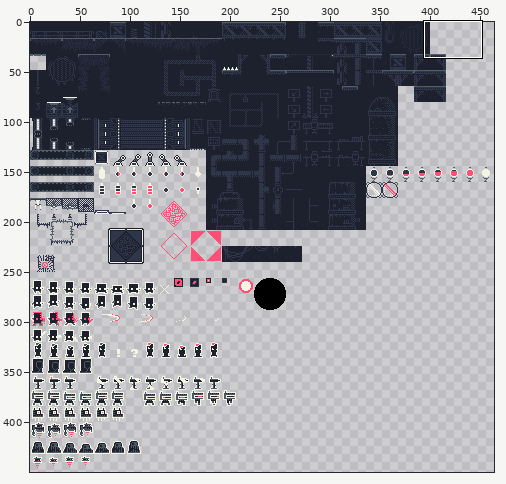
Sprite sheet: shared/textures/industrial.v2.png. Above, an overview of the earlier version with the close-up marked.
Close-up. Earlier state:
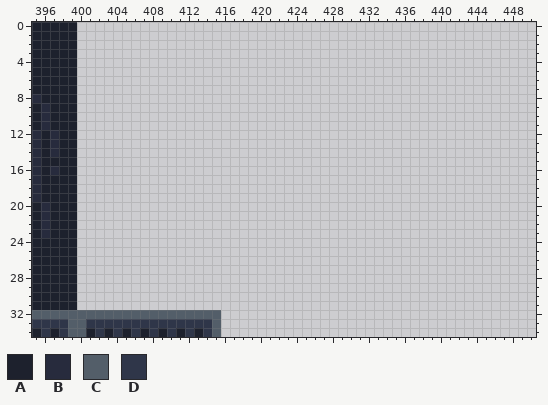
The file is 512x512 pixels. Colours within 5 levels of each other are drawn and written as one. Shown: x 395..450, y 0..34. The wide view leaves out empty margins.
Palette (. is transparent): A #1d212d  B #272b3d  C #535e69  D #2f3649
Pixels before, first column x 395:
 0 AAAAA................
 1 AAAAA................
 2 AAAAA................
 3 AAAAA................
 4 AAAAA................
 5 AAAAA................
 6 AAAAA................
 7 AAAAA................
 8 BAAAA................
 9 ABAAA................
10 ABAAA................
11 ABAAA................
12 BABAA................
13 BABAA................
14 BABAA................
15 BAAAA................
16 BABAA................
17 BAAAA................
18 BAAAA................
19 BAAAA................
20 ABAAA................
21 ABAAA................
22 ABAAA................
23 ABAAA................
24 AAAAA................
25 AAAAA................
26 AAAAA................
27 AAAAA................
28 AAAAA................
29 AAAAA................
30 AAAAA................
31 AAAAA................
32 CCCCCCCCCCCCCCCCCCCCC
33 DDDDCCDDDDDDDDDDDDDDC
34 ADADCCADADADADADADADC
The same view after the edit:
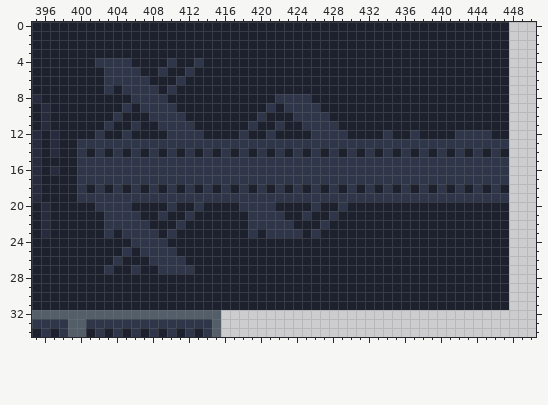
Difference:
The edit adds colour A in rows 0 to 3 at x 400 to 447; in row 4 at x 400 to 401, 406 to 409, 411 to 412 and 414 to 447; in row 5 at x 400 to 402, 407 to 408, 410 to 411 and 413 to 447; in row 6 at x 400 to 402, 408 to 410 and 412 to 447; in row 7 at x 400 to 402, 404, 409 and 411 to 447; in row 8 at x 400 to 405, 410 to 421 and 426 to 447.
The edit adds colour A in row 9 at x 400 to 404, 406, 411 to 420, 422 and 427 to 447; in row 10 at x 400 to 403, 405 to 407, 412 to 419, 421 to 423 and 428 to 447; in row 11 at x 400 to 402, 404 to 405, 407 to 408, 413 to 418, 420 to 421, 423 to 424 and 429 to 447; in row 12 at x 400 to 401, 403 to 404, 406 to 409, 414 to 417, 419 to 420, 422 to 425, 430 to 433, 435 to 436, 438 to 441 and 446 to 447; in row 14 at x 401, 403, 405, 407, 409, 411, 413, 415, 417, 419, 421, 423, 425, 427, 429, 431, 433, 435, 437, 439, 441, 443, 445 and 447; in row 18 at x 401, 403, 405, 407, 409, 411, 413, 415, 417, 419, 421, 423, 425, 427, 429, 431, 433, 435, 437, 439, 441, 443, 445 and 447.
The edit adds colour A in row 20 at x 400 to 401, 406 to 409, 411 to 412, 414 to 417, 422 to 425, 427 to 428 and 430 to 447; in row 21 at x 400 to 402, 407 to 408, 410 to 411, 413 to 418, 423 to 424, 426 to 427 and 429 to 447; in row 22 at x 400 to 402, 408 to 410, 412 to 418, 424 to 426 and 428 to 447; in row 23 at x 400 to 402, 404, 409, 411 to 418, 420, 425 and 427 to 447; in row 24 at x 400 to 405 and 410 to 447; in row 25 at x 400 to 404, 406 and 411 to 447.
The edit adds colour A in row 26 at x 400 to 403, 405 to 407 and 412 to 447; in row 27 at x 400 to 402, 404 to 405, 407 to 408 and 413 to 447; in rows 28 to 31 at x 400 to 447.
The edit adds colour D in row 4 at x 402 to 405, 410 and 413; in row 5 at x 403 to 406, 409 and 412; in row 6 at x 403 to 407 and 411; in row 7 at x 403, 405 to 408 and 410; in row 8 at x 406 to 409 and 422 to 425; in row 9 at x 405, 407 to 410, 421 and 423 to 426.
The edit adds colour D in row 10 at x 404, 408 to 411, 420 and 424 to 427; in row 11 at x 403, 406, 409 to 412, 419, 422 and 425 to 428; in row 12 at x 402, 405, 410 to 413, 418, 421, 426 to 429, 434, 437 and 442 to 445; in row 13 at x 400 to 447; in row 14 at x 400, 402, 404, 406, 408, 410, 412, 414, 416, 418, 420, 422, 424, 426, 428, 430, 432, 434, 436, 438, 440, 442, 444 and 446; in rows 15 to 17 at x 400 to 447.
The edit adds colour D in row 18 at x 400, 402, 404, 406, 408, 410, 412, 414, 416, 418, 420, 422, 424, 426, 428, 430, 432, 434, 436, 438, 440, 442, 444 and 446; in row 19 at x 400 to 447; in row 20 at x 402 to 405, 410, 413, 418 to 421, 426 and 429; in row 21 at x 403 to 406, 409, 412, 419 to 422, 425 and 428; in row 22 at x 403 to 407, 411, 419 to 423 and 427; in row 23 at x 403, 405 to 408, 410, 419, 421 to 424 and 426.
The edit adds colour D in row 24 at x 406 to 409; in row 25 at x 405 and 407 to 410; in row 26 at x 404 and 408 to 411; in row 27 at x 403, 406 and 409 to 412.
